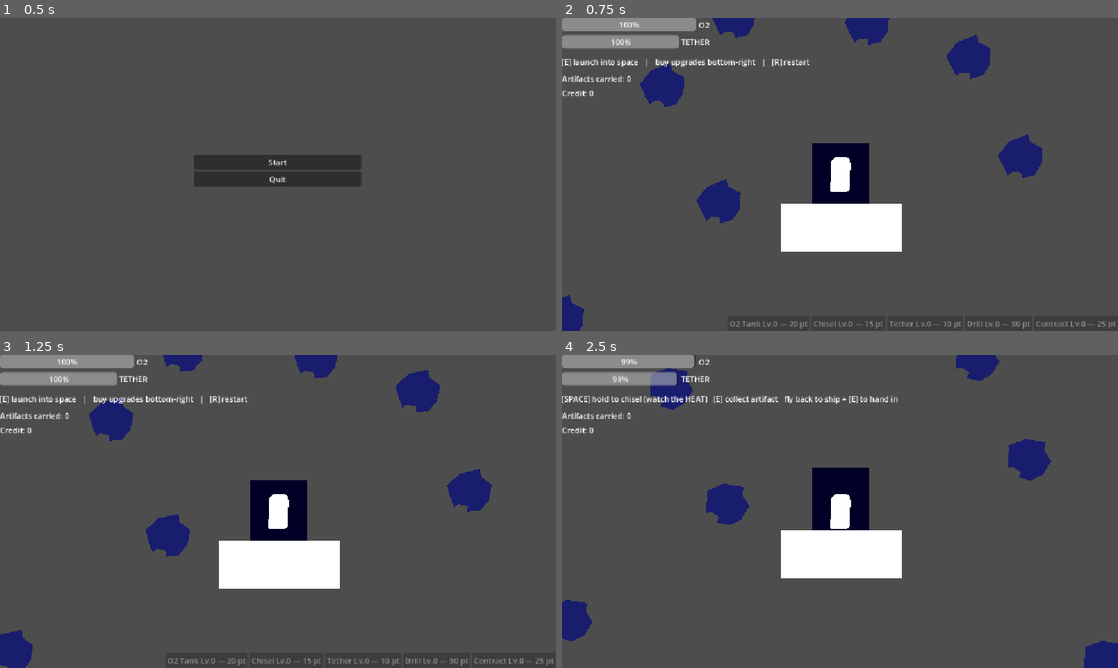
Above: before the commit, frames 1-4 (two rows, left to right).
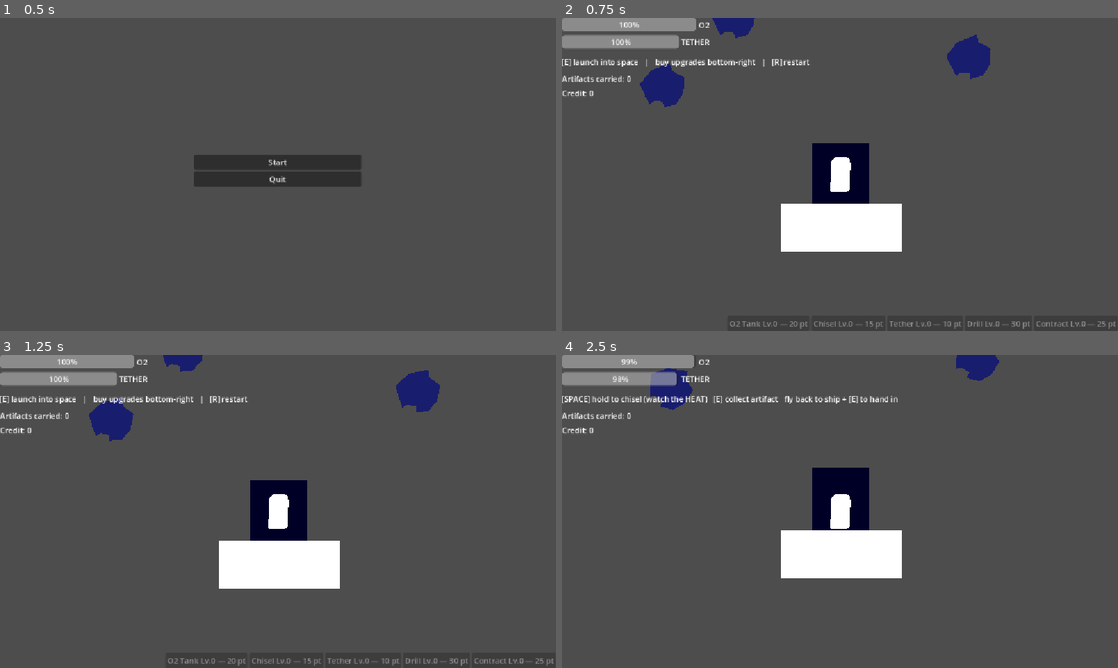
Above: after the commit, the same moments.

Repository: sirakit/Godot_Game_Jam_Project
Game: Godot game, scene res://Scenes/main_menu.tscn
Same seed, same stepped clock (60 frames per second), same inputs: the game is played once before the commit and once after it.
Inputs:
- Up to frame 1 (0.5 s): no input
- Up to frame 2 (0.75 s): click "Start" at 0.5 s
- Up to frame 3 (1.25 s): no input
- Up to frame 4 (2.5 s): tap Enter at 1.25 s; hold D (move_right) 1.28-2.03 s; hold Space (chisel) 1.28-2.03 s; hold S (move_down) from 2.03 s (still down); tap E (interact) at 2.1 s

Frame 1 is identical in both runs. In frame 2, 2.3% of the frame differs, in the area x 0-87%, y 0-100%; in frame 3, 2.5%; in frame 4, 2.5%, in the area x 0-100%, y 26-100%.

Commit message:
Update space.tscn

Diff:
--- a/Scenes/space.tscn
+++ b/Scenes/space.tscn
@@ -20,6 +20,7 @@
 
 [node name="MeteoriteSpawner" type="Node2D" parent="." unique_id=1236688864]
 script = ExtResource("4_va77k")
+meteorite_scene = ExtResource("3_wnfdr")
 
 [node name="Meteorite" parent="MeteoriteSpawner" unique_id=205495736 instance=ExtResource("3_wnfdr")]
 position = Vector2(189, 312)
@@ -32,81 +33,6 @@
 
 [node name="Meteorite4" parent="MeteoriteSpawner" unique_id=2000773038 instance=ExtResource("3_wnfdr")]
 position = Vector2(-192, 116)
-
-[node name="Meteorite5" parent="MeteoriteSpawner" unique_id=1244253907 instance=ExtResource("3_wnfdr")]
-position = Vector2(1204, 374)
-
-[node name="Meteorite6" parent="MeteoriteSpawner" unique_id=830581322 instance=ExtResource("3_wnfdr")]
-position = Vector2(306, 552)
-
-[node name="Meteorite7" parent="MeteoriteSpawner" unique_id=243611442 instance=ExtResource("3_wnfdr")]
-position = Vector2(931, 459)
-
-[node name="Meteorite8" parent="MeteoriteSpawner" unique_id=529335411 instance=ExtResource("3_wnfdr")]
-position = Vector2(613, 183)
-
-[node name="Meteorite9" parent="MeteoriteSpawner" unique_id=1649044442 instance=ExtResource("3_wnfdr")]
-position = Vector2(976, -177)
-
-[node name="Meteorite10" parent="MeteoriteSpawner" unique_id=1692661984 instance=ExtResource("3_wnfdr")]
-position = Vector2(399, -51)
-
-[node name="Meteorite11" parent="MeteoriteSpawner" unique_id=776064428 instance=ExtResource("3_wnfdr")]
-position = Vector2(1479, 162)
-
-[node name="Meteorite12" parent="MeteoriteSpawner" unique_id=171783994 instance=ExtResource("3_wnfdr")]
-position = Vector2(1441, -405)
-
-[node name="Meteorite13" parent="MeteoriteSpawner" unique_id=447722544 instance=ExtResource("3_wnfdr")]
-position = Vector2(491, 1083)
-
-[node name="Meteorite14" parent="MeteoriteSpawner" unique_id=2052979418 instance=ExtResource("3_wnfdr")]
-position = Vector2(1089, 877)
-
-[node name="Meteorite15" parent="MeteoriteSpawner" unique_id=893825387 instance=ExtResource("3_wnfdr")]
-position = Vector2(-19, 792)
-
-[node name="Meteorite16" parent="MeteoriteSpawner" unique_id=904081767 instance=ExtResource("3_wnfdr")]
-position = Vector2(-144, 541)
-
-[node name="Meteorite17" parent="MeteoriteSpawner" unique_id=1743097174 instance=ExtResource("3_wnfdr")]
-position = Vector2(2, -396)
-
-[node name="Meteorite18" parent="MeteoriteSpawner" unique_id=1062441175 instance=ExtResource("3_wnfdr")]
-position = Vector2(1846, 765)
-
-[node name="Meteorite19" parent="MeteoriteSpawner" unique_id=1204553349 instance=ExtResource("3_wnfdr")]
-position = Vector2(-386, 1343)
-
-[node name="Meteorite20" parent="MeteoriteSpawner" unique_id=1163213870 instance=ExtResource("3_wnfdr")]
-position = Vector2(-701, 69)
-
-[node name="Meteorite21" parent="MeteoriteSpawner" unique_id=1721184287 instance=ExtResource("3_wnfdr")]
-position = Vector2(682, -424)
-
-[node name="Meteorite22" parent="MeteoriteSpawner" unique_id=708074787 instance=ExtResource("3_wnfdr")]
-position = Vector2(1952, -153)
-
-[node name="Meteorite23" parent="MeteoriteSpawner" unique_id=2146441914 instance=ExtResource("3_wnfdr")]
-position = Vector2(2235, 627)
-
-[node name="Meteorite24" parent="MeteoriteSpawner" unique_id=718530310 instance=ExtResource("3_wnfdr")]
-position = Vector2(-630, -519)
-
-[node name="Meteorite25" parent="MeteoriteSpawner" unique_id=1076775357 instance=ExtResource("3_wnfdr")]
-position = Vector2(640, -1190)
-
-[node name="Meteorite26" parent="MeteoriteSpawner" unique_id=189586482 instance=ExtResource("3_wnfdr")]
-position = Vector2(119, -890)
-
-[node name="Meteorite27" parent="MeteoriteSpawner" unique_id=1162951473 instance=ExtResource("3_wnfdr")]
-position = Vector2(2672, -187)
-
-[node name="Meteorite28" parent="MeteoriteSpawner" unique_id=1590514493 instance=ExtResource("3_wnfdr")]
-position = Vector2(1708, 1174)
-
-[node name="Meteorite29" parent="MeteoriteSpawner" unique_id=1363213797 instance=ExtResource("3_wnfdr")]
-position = Vector2(718, 1500)
 
 [node name="CanvasLayer2" type="CanvasLayer" parent="." unique_id=1442621378]
 
